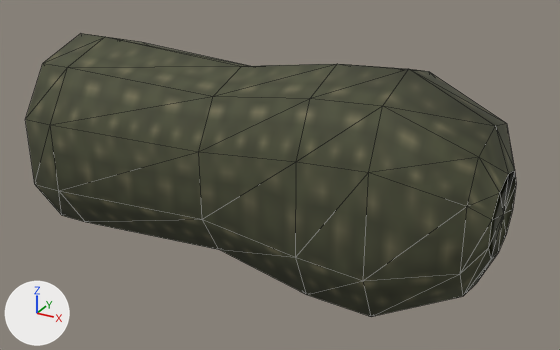
Two versions of the glTF model assets_src/birds/dass_lod1.glb, one commit apart.
The view is the same before and after, from a camera (50 mm lens) standing at (0.101, -0.277, 0.082) and looking at (-0.051, -0.001, -0.056). The axes (+X, +Y, +Z) are drawn at lower left. The lights are the same throughout. The picture after the commit comes second. Mesh edges are drawn as thin lines. Where no turn or scale is listed for an object, it has been applied to the vertices. Vertices at exactly the same position are counted once.

The older version as bpy lines, for what is in view:
```python
me_dass_glove = bpy.data.meshes.new('dass_glove')
me_dass_glove.from_pydata(...)  # 72 vertices, 140 faces; spans x -0.16..0.047, y -0.041..0.041, z -0.105..0.0
me_dass_glove.materials.append(mat_gear_far)
ob_dass_glove = bpy.data.objects.new('dass_glove', me_dass_glove)
ob_dass_glove.location = (0.0, 0.0, 0.0)
```
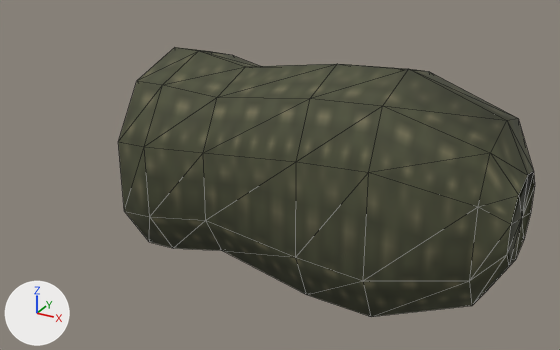
Changed parts and their boxes (x1, y1, x2, y2) in the pictures (560 x 350 px; the box of a moved part takes in the faces that stretch with it):
'dass_glove', reshaped (15% narrower)
    before: (25, 33, 516, 317)
    after: (118, 47, 535, 317)
part 1 of me_dass_glove, moved or reshaped
    before: (25, 33, 337, 295)
    after: (118, 47, 337, 295)
part 2 of me_dass_glove, moved or reshaped
    before: (363, 69, 516, 317)
    after: (363, 69, 535, 317)

What the commit changed:
me_dass_glove is used by ob_dass_glove; location (0.0, 0.0, 0.0).
me_dass_glove had 72 vertices, 140 faces and spanned x -0.16..0.047, y -0.041..0.041, z -0.105..0.0.
me_dass_glove now has 72 vertices, 140 faces and spans x -0.105..0.054, y -0.043..0.043, z -0.105..0.0.
me_dass_glove part 1: 31 of 72 vertices moved; they spanned x -0.16..-0.07, y -0.041..0.041, z -0.099..-0.005 and now span x -0.105..-0.068, y -0.043..0.043, z -0.099..-0.005; mean shift (0.037, 0.0, 0.0); largest move (-0.16, 0.041, -0.036) -> (-0.105, 0.043, -0.036).
me_dass_glove part 2: all 21 vertices in x 0.04..0.047, y -0.029..0.029, z -0.085..-0.017 are scaled about their middle by (1.43, 1.04, 1.08), then moved by (0.005, 0.0, 0.0).
